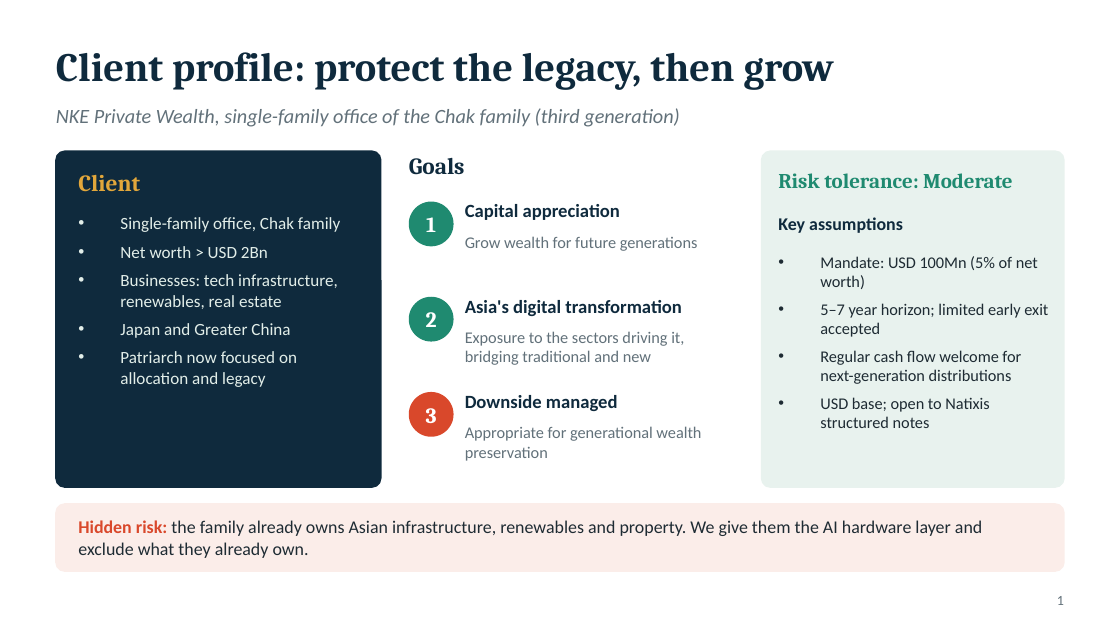
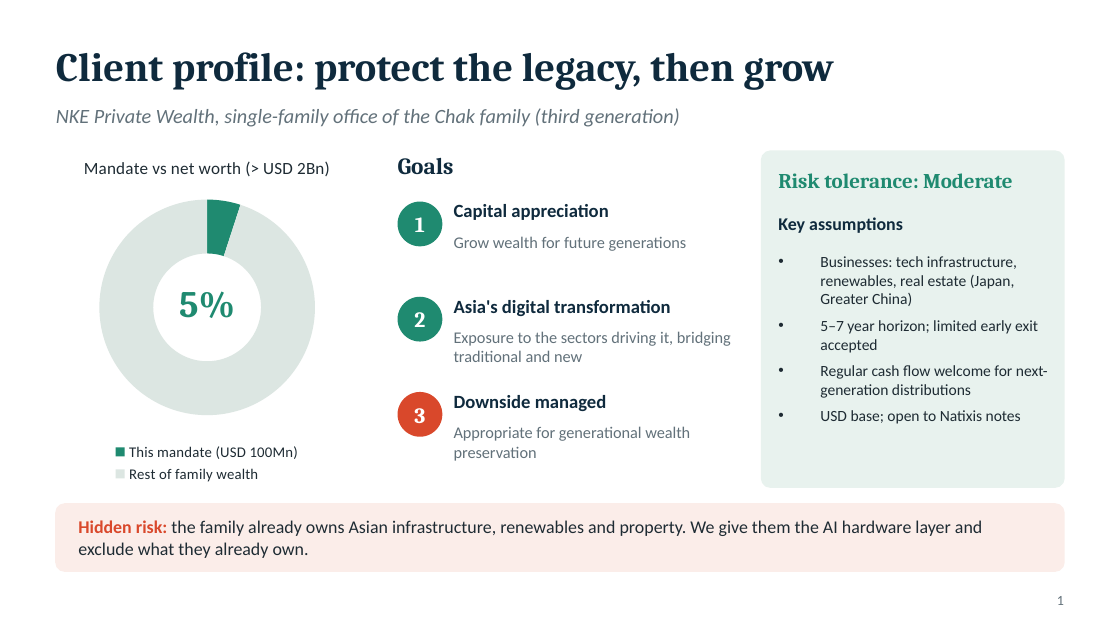
Before and after one commit to benjaminlhl/natixis-case-comp, a slide deck: slide 3 of deck/Asia-AI-Hardware-Barbell.pptx. Drawn at 1120x630 pixels with LibreOffice and Linux fonts; fonts in the diff are those of the drawing. Boxes give left, top, right and bottom in pixels: in the first picture for what was removed or moved away, otherwise in the second. Text is boxed around its words. In the diff, an @@ line names an element or a change of style, - is before the commit and + after.

```diff
--- a/deck/Asia-AI-Hardware-Barbell.pptx
+++ b/deck/Asia-AI-Hardware-Barbell.pptx
@@ doughnut chart added at (45, 140, 370, 487) @@
+title "Mandate vs net worth (> USD 2Bn)"
+categories: This mandate (USD 100Mn), Rest of family wealth
+Series 1: 5, 95
@@ rounded rectangle removed at (56, 151, 381, 487) @@
@@ text removed at (78, 175, 140, 192) @@
-Client
@@ text "Goals": place and size @@
-text "Goals" at (409, 158, 465, 175)
+text "Goals" at (398, 158, 454, 175)
@@ text "Capital appreciation": place and size @@
-text "Capital appreciation" at (465, 204, 620, 220)
+text "Capital appreciation" at (454, 204, 608, 220)
@@ text removed at (120, 217, 340, 387) @@
-• Single-family office, Chak family
-• Net worth > USD 2Bn
-• Businesses: tech infrastructure, renewables, real estate
-• Japan and Greater China
-• Patriarch now focused on allocation and legacy
@@ text "Grow wealth for future generations": place and size @@
-text "Grow wealth for future generations" at (465, 236, 698, 251)
+text "Grow wealth for future generations" at (454, 236, 687, 251)
@@ text at (820, 256, 1017, 306): text changed; size 10.5 to 10 pt @@
-• Mandate: USD 100Mn (5% of net worth)
+• Businesses: tech infrastructure, renewables, real estate (Japan, Greater China)
@@ text added at (179, 291, 235, 318), 24 pt, text #1F8A70, bold @@
+5%
@@ text "Asia's digital transformation": place and size @@
-text "Asia's digital transformation" at (465, 300, 682, 316)
+text "Asia's digital transformation" at (454, 300, 671, 316)
@@ text "Exposure to the sectors driving ..." rewrapped from (465, 331, 684, 365) to (454, 331, 731, 362) @@
@@ text at (820, 320, 1048, 398): size 10.5 to 10 pt in "5–7 year horizon; limited early exit accepted", "Regular cash flow welcome for next-generation distributions" @@
@@ 3 texts, 3 ellipses: place and size @@
-3 texts, 3 ellipses at (409, 202, 454, 437)
+3 texts, 3 ellipses at (398, 202, 442, 437)
@@ text "Downside managed": place and size @@
-text "Downside managed" at (465, 395, 618, 411)
+text "Downside managed" at (454, 395, 607, 411)
@@ text at (820, 410, 1021, 424): text changed; size 10.5 to 10 pt @@
-• USD base; open to Natixis structured notes
+• USD base; open to Natixis notes
@@ text "Appropriate for generational wealth preservation": place and size @@
-text "Appropriate for generational wealth preservation" at (465, 426, 701, 461)
+text "Appropriate for generational wealth preservation" at (454, 426, 690, 461)
```
Also in this commit, not shown: 7 other slides changed, 3 other files.
